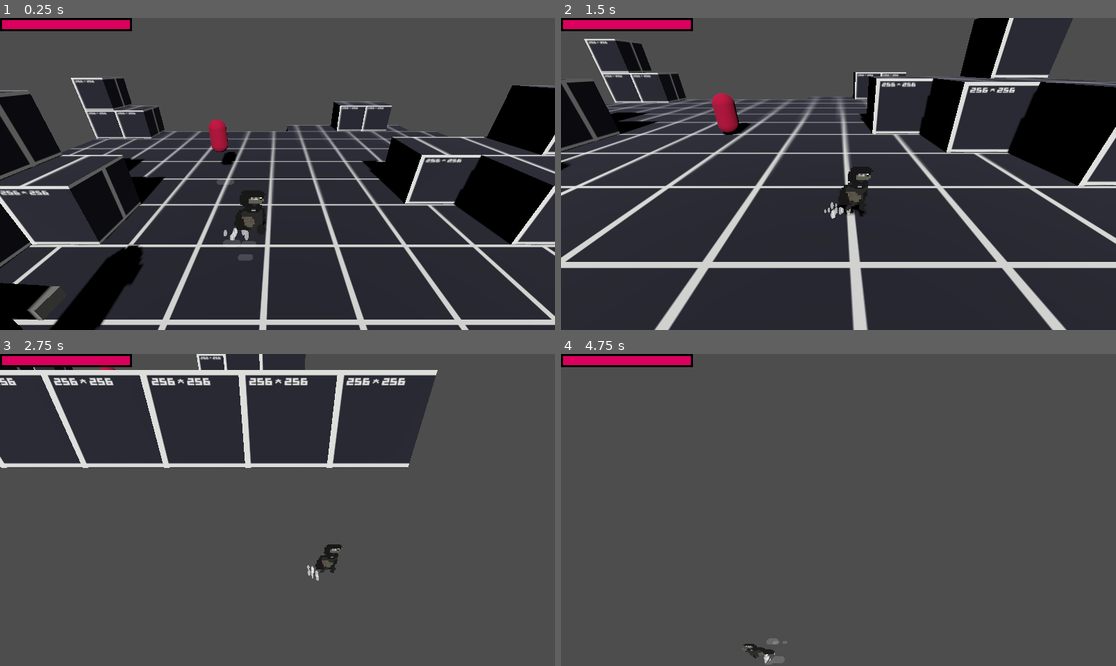
Above: before the commit, frames 1-4 (two rows, left to right).
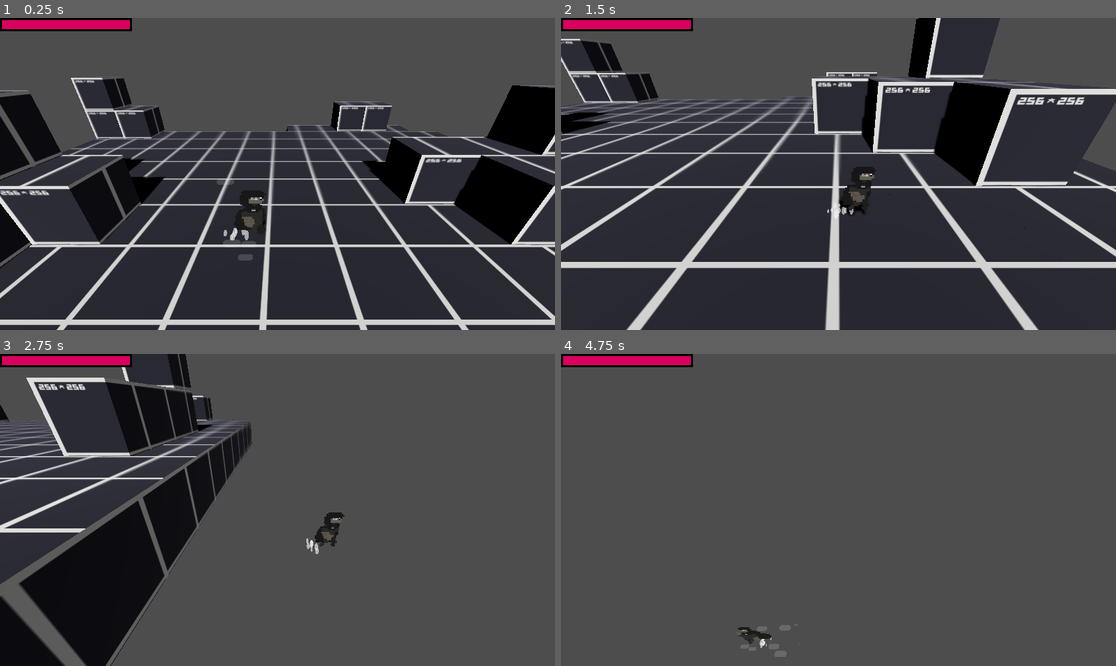
Above: after the commit, the same moments.

Repository: PyuKu2005/BrainsGit
Game: Godot game, scene res://scenes/Levels/test_level.tscn
Two runs of this game, one before a commit and one after it. Both use one fixed random seed, a clock stepped at 60 frames per second and the inputs below. Before the commit the project starts from res://scenes/test_level.tscn.
Inputs:
- Up to frame 1 (0.25 s): no input
- Up to frame 2 (1.5 s): hold D (ui_right) 0.53-1.28 s; tap Ctrl (Dash) at 0.6 s; hold S (ui_down) from 1.28 s (still down); tap Shift (Courir) at 1.35 s
- Up to frame 3 (2.75 s): tap Ctrl (Dash) at 1.55, 2.1 s; release S (ui_down) at 2.03 s; hold D (ui_right) from 2.03 s (still down)
- Up to frame 4 (4.75 s): release D (ui_right) at 2.78 s; hold W (ui_up) 2.78-3.53 s; tap J (playerAttack) at 2.85 s; tap Ctrl (Dash) at 3.05, 3.6, 4.55 s; hold A (ui_left) from 3.53 s (still down); tap Shift (Courir) at 4.35 s

The runs differ from the first frame. In frame 1, 3.3% of the frame differs, in the area x 0-43%, y 32-100%; in frame 2, 31%; in frame 3, 38%, in the area x 0-79%, y 0-100%; in frame 4, 0.5%.

Commit message:
Bug fixes + organisation de dossiers

Diff:
--- a/bullet.tscn
+++ b/bullet.tscn
@@ -1,6 +1,6 @@
 [gd_scene load_steps=5 format=3 uid="uid://csjwpqsoydpcd"]
 
-[ext_resource type="Script" uid="uid://c3aaa1o65gvwl" path="res://script/bullet.gd" id="1_dedbk"]
+[ext_resource type="Script" uid="uid://c3aaa1o65gvwl" path="res://script/Projectiles/bullet.gd" id="1_dedbk"]
 
 [sub_resource type="SphereMesh" id="SphereMesh_rkhg3"]
 
--- a/project.godot
+++ b/project.godot
@@ -11,7 +11,7 @@
 [application]
 
 config/name="Zombie_Game_Proto"
-run/main_scene="res://scenes/test_level.tscn"
+run/main_scene="res://scenes/Levels/test_level.tscn"
 config/features=PackedStringArray("4.4", "Forward Plus")
 config/icon="res://icon.svg"
 
--- a/scenes/Enemis/enemyMelee.tscn
+++ b/scenes/Enemis/enemyMelee.tscn
@@ -1,6 +1,6 @@
 [gd_scene load_steps=11 format=3 uid="uid://b64aafgqafdrf"]
 
-[ext_resource type="Script" uid="uid://5i7ptbds3cfw" path="res://script/enemi_test.gd" id="1_far6w"]
+[ext_resource type="Script" uid="uid://5i7ptbds3cfw" path="res://script/Enemis/enemi_test.gd" id="1_far6w"]
 
 [sub_resource type="StandardMaterial3D" id="StandardMaterial3D_ipkm5"]
 albedo_color = Color(0.774624, 0, 0.257303, 1)
--- a/scenes/Enemis/enemyRange.tscn
+++ b/scenes/Enemis/enemyRange.tscn
@@ -1,6 +1,6 @@
 [gd_scene load_steps=8 format=3 uid="uid://c3aenpou72yhe"]
 
-[ext_resource type="Script" uid="uid://bt1dr4rflt87l" path="res://script/enemyRange.gd" id="1_3fe45"]
+[ext_resource type="Script" uid="uid://bt1dr4rflt87l" path="res://script/Enemis/enemyRange.gd" id="1_3fe45"]
 
 [sub_resource type="CapsuleMesh" id="CapsuleMesh_y02vh"]
 
--- a/scenes/test_level.tscn
+++ b/scenes/Levels/test_level.tscn
@@ -1,10 +1,8 @@
-[gd_scene load_steps=7 format=3 uid="uid://css41r8yvob8x"]
+[gd_scene load_steps=5 format=3 uid="uid://css41r8yvob8x"]
 
-[ext_resource type="PackedScene" uid="uid://cn5s5415vxhb0" path="res://scenes/Player.tscn" id="1_48l7d"]
-[ext_resource type="Script" uid="uid://bffosb13xv3b0" path="res://script/test_level.gd" id="1_a8e4p"]
-[ext_resource type="MeshLibrary" uid="uid://ep61mf1w04rb" path="res://scenes/GridMaps/PrototypeGrid.tres" id="2_id27l"]
-[ext_resource type="PackedScene" uid="uid://b64aafgqafdrf" path="res://scenes/Enemis/enemyMelee.tscn" id="4_tmr53"]
-[ext_resource type="PackedScene" uid="uid://c3aenpou72yhe" path="res://scenes/Enemis/enemyRange.tscn" id="5_qcd3b"]
+[ext_resource type="Script" uid="uid://bffosb13xv3b0" path="res://script/Levels/test_level.gd" id="1_ok3lu"]
+[ext_resource type="PackedScene" uid="uid://cn5s5415vxhb0" path="res://scenes/Player.tscn" id="2_2t416"]
+[ext_resource type="MeshLibrary" uid="uid://ep61mf1w04rb" path="res://scenes/GridMaps/PrototypeGrid.tres" id="3_wa5q0"]
 
 [sub_resource type="NavigationMesh" id="NavigationMesh_x0ikc"]
 vertices = PackedVector3Array(3.5, -2.5, -9.5, 3.5, -2.5, -11.5, 0.5, -2.5, -11.5, 0.25, -2.5, -9.5, -5.5, -2.5, -0.5,  …(3499 unchanged characters)…
@@ -13,14 +11,14 @@
 region_min_size = 1.0
 
 [node name="Node3D" type="Node3D"]
-script = ExtResource("1_a8e4p")
+script = ExtResource("1_ok3lu")
 
 [node name="DirectionalLight3D" type="DirectionalLight3D" parent="."]
 transform = Transform3D(0.997224, -0.0487498, 0.0562783, -2.21126e-08, 0.755853, 0.654741, -0.0744567, -0.652924, 0.753755, 0, 9.91428, 12.4863)
 light_color = Color(0.978258, 0.982052, 0.968459, 1)
 shadow_enabled = true
 
-[node name="Player" parent="." instance=ExtResource("1_48l7d")]
+[node name="Player" parent="." instance=ExtResource("2_2t416")]
 transform = Transform3D(1, 0, 0, 0, 0.862122, 0, 0, 0, 1, -1.15518, -0.149677, 3.81365)
 
 [node name="NavigationRegion3D" type="NavigationRegion3D" parent="."]
@@ -29,14 +27,8 @@
 
 [node name="GridMap" type="GridMap" parent="NavigationRegion3D"]
 transform = Transform3D(1, 0, 0, 0, 1, 0, 0, 0, 1, 0, -5, 0)
-mesh_library = ExtResource("2_id27l")
+mesh_library = ExtResource("3_wa5q0")
 data = {
 "cells": PackedInt32Array(2, 2, 0, 3, 2, 0, 3, 3, 0, 2, 3, 0, 1, 3, 0, 0, 2, 0, 65535, 2, 0, 65534, 2, 0, 65533, 2, 0,  …(1933 unchanged characters)…
 }
 metadata/_editor_floor_ = Vector3(0, 0, 0)
-
-[node name="EnemiTest" parent="." instance=ExtResource("4_tmr53")]
-transform = Transform3D(0.75, 0, 0, 0, 0.75, 0, 0, 0, 0.75, -3.48451, -0.837909, -2.6145)
-
-[node name="CharacterBody3D" parent="." instance=ExtResource("5_qcd3b")]
-transform = Transform3D(-0.0603517, 0, -0.998177, 0, 1, 0, 0.998177, 0, -0.0603517, -4.78388, -2.27878, 5.168)
--- a/scenes/Player.tscn
+++ b/scenes/Player.tscn
@@ -1,6 +1,6 @@
 [gd_scene load_steps=18 format=3 uid="uid://cn5s5415vxhb0"]
 
-[ext_resource type="Script" uid="uid://beyw00ks65bbe" path="res://script/playerMovement.gd" id="1_i62jh"]
+[ext_resource type="Script" uid="uid://beyw00ks65bbe" path="res://script/Joueur/playerMovement.gd" id="1_i62jh"]
 [ext_resource type="Texture2D" uid="uid://dq3aftttufc4x" path="res://Animations/TheBrain-Sheet.png" id="2_vg3rf"]
 [ext_resource type="PackedScene" uid="uid://bx76p87xo5all" path="res://scenes/Particles/WalkingParticles.tscn" id="3_j86tl"]
 [ext_resource type="PackedScene" uid="uid://ddg0ou7q5gwyx" path="res://scenes/Particles/Runningparticles.tscn" id="4_og0tg"]
@@ -237,7 +237,7 @@
 script = SubResource("GDScript_w8p6i")
 
 [node name="hitArea" type="CollisionShape3D" parent="Marker3D/Sprite3D/playerHitArea"]
-transform = Transform3D(0.999999, -1.49012e-08, 2.77556e-16, 1.49012e-08, 0.999999, 0, -4.9738e-14, -1.13687e-13, 1, -0.304926, -0.277939, -0.00219731)
+transform = Transform3D(0.996118, 0.0832108, 0.028693, -0.0835221, 0.996457, 0.00982701, -0.0277736, -0.0121853, 0.99954, -0.304926, -0.277939, -0.00219731)
 shape = SubResource("BoxShape3D_wllbe")
 disabled = true
 
--- a/script/enemyRange.gd
+++ b/script/Enemis/enemyRange.gd
@@ -74,6 +74,8 @@
 				get_tree().current_scene.add_child(instance)
 				print("Gotcha !!")
 				break
+
+
 func _on_enemy_hit_area_body_entered(body):
 	if body.is_in_group("Player"):
 		get_tree().call_group("Player", "hurt", damage)
--- a/script/playerMovement.gd
+++ b/script/Joueur/playerMovement.gd
@@ -15,13 +15,11 @@
 var gravity = ProjectSettings.get_setting("physics/3d/default_gravity")
 var playerHealth = 100
 var damage = 25
-
 var state = IDLE
 var direction = Vector3.ZERO
 var last_facing_direction = 1
 var dashTimer = 0.0
-
-# Combo system
+var dash_started = false
 var attack_combo = ["Attack", "Attack2"]
 var attack_index = 0
 var combo_timer = 0.0
@@ -41,7 +39,7 @@
 			if direction.length() > 0:
 				state = MOVING
 			elif Input.is_action_just_pressed("Dash"):
-				state = DASHING
+				start_dash()
 			elif Input.is_action_just_pressed("playerAttack"):
 				state = ATTACKING
 			else:
@@ -67,38 +65,37 @@
 				velocity.x = 0
 				velocity.z = 0
 			if Input.is_action_just_pressed("Dash"):
-				state = DASHING
+				start_dash()
 
 		DASHING:
-			if direction.length() == 0:
+			if not dash_started:
+				dash_started = true
+				dashTimer = dash_duration
+				# Appliquer direction au moment du dash
 				direction = Vector3(last_facing_direction, 0, 0).normalized()
-			velocity.x = direction.x * dash_speed
-			velocity.z = direction.z * dash_speed
+				velocity.x = direction.x * dash_speed
+				velocity.z = direction.z * dash_speed
 			dashTimer -= delta
 			animation.play("Dash")
 			$Marker3D/Sprite3D/RunningParticles.visible = true
 			if dashTimer <= 0:
-				dashTimer = dash_duration
 				state = IDLE
-
+				dash_started = false
+				velocity.x = 0
+				velocity.z = 0
 		ATTACKING:
 			if not attack_started:
 				_play_attack_animation()
 				attack_started = true
-
-				# Petite impulsion
-				var attack_impulse = 2.0
+				# Petite impulsion au début de l'attaque
+				var attack_impulse = attack_forward_speed
 				velocity.x += last_facing_direction * attack_impulse
 				velocity.z = 0
-
 			combo_timer -= delta
-
-			# Freiner doucement le mouvement horizontal pour éviter de glisser
-			velocity.x = lerp(velocity.x, 0.0, 0.2) # ← freinage doux (0.2 = vitesse de freinage)
-
+			# Freinage progressif
+			velocity.x = lerp(velocity.x, 0.0, 0.2)
 			if Input.is_action_just_pressed("playerAttack") and combo_timer > 0.0:
 				combo_queued = true
-
 			if not animation.is_playing():
 				if combo_queued and attack_index < attack_combo.size() - 1:
 					attack_index += 1
@@ -110,16 +107,25 @@
 					attack_index = 0
 					attack_started = false
 					combo_queued = false
-
 					if direction.length() > 0:
 						state = MOVING
 					else:
 						state = IDLE
+
 	_update_facing(input_dir.x)
 	move_and_slide()
 	_update_camera()
 
 ############ OUTILS ############
+
+func start_dash():
+	state = DASHING
+	dashTimer = dash_duration
+	var input_dir = Input.get_vector("ui_left", "ui_right", "ui_up", "ui_down")
+	if input_dir.length() == 0:
+		direction = Vector3(last_facing_direction, 0, 0).normalized()
+	else:
+		direction = (transform.basis * Vector3(input_dir.x, 0, input_dir.y)).normalized()
 
 func _play_attack_animation():
 	var anim_name = attack_combo[attack_index]
Renamed: scenes/GridMapBlocks.tscn -> scenes/Levels/GridMapBlocks.tscn
Renamed: scenes/GridPrototype.tscn -> scenes/Levels/GridPrototype.tscn
Renamed: scenes/enemySpawner.tscn -> scenes/Spawners/enemySpawner.tscn
Renamed: script/enemi_test.gd -> script/Enemis/enemi_test.gd
Renamed: script/enemi_test.gd.uid -> script/Enemis/enemi_test.gd.uid
Renamed: script/enemyRange.gd.uid -> script/Enemis/enemyRange.gd.uid
Renamed: script/enemy_spawner.gd -> script/Enemis/enemy_spawner.gd
Renamed: script/enemy_spawner.gd.uid -> script/Enemis/enemy_spawner.gd.uid
Renamed: script/playerMovement.gd.uid -> script/Joueur/playerMovement.gd.uid
Renamed: script/test_level.gd -> script/Levels/test_level.gd
Renamed: script/test_level.gd.uid -> script/Levels/test_level.gd.uid
Renamed: script/bullet.gd -> script/Projectiles/bullet.gd
(and 1 more such lines)
